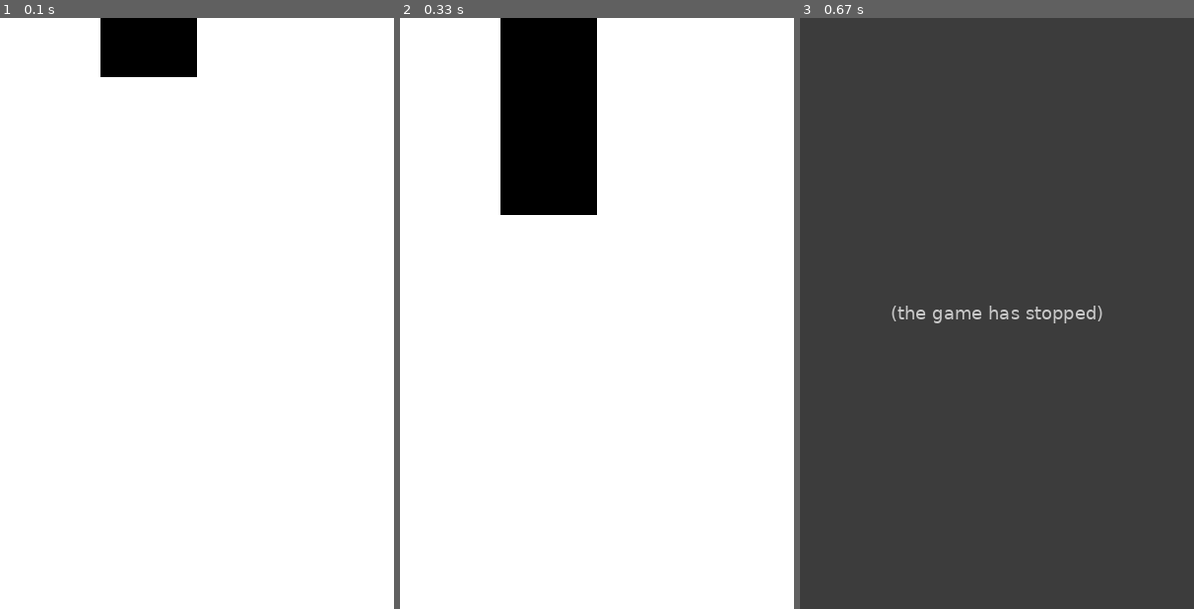
Above: before the commit, frames 1-3 (left to right).
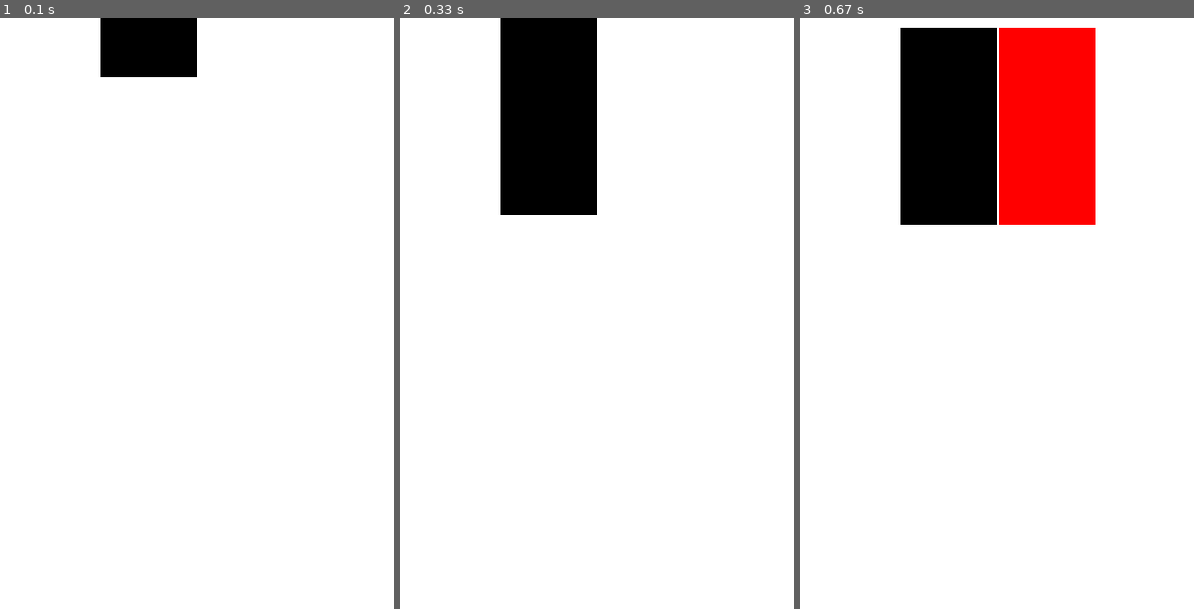
Above: after the commit, the same moments.

Repository: natitek/piano_tiles_pygame
Game: pygame game, started from main.py
Same seed, same stepped clock (60 frames per second), same inputs: the game is played once before the commit and once after it.
Inputs:
- Up to frame 1 (0.1 s): no input
- Up to frame 2 (0.33 s): no input
- Up to frame 3 (0.67 s): hold D from 0.33 s (still down)

Frames 1-2 are identical in both runs. In frame 3, 100% of the frame differs, in the area x 0-100%, y 0-100%.
Error before the commit: TypeError: Tile.__init__() takes 4 positional arguments but 5 were given (main.py line 95); the game stopped at 0.35 s (later frames are placeholders)

Commit message:
NEW CODE

Diff:
--- a/main.py
+++ b/main.py
@@ -22,7 +22,7 @@
 
 # newTile = Tile(0,0,100)
 tilesGroup = pygame.sprite.Group()
-newTile = Tile((100) or (200),-200,100)
+newTile = Tile((100),-200,100)
 while running:
     # poll for events
     # pygame.QUIT event means the user clicked X to close your window
@@ -36,6 +36,7 @@
     # fill the screen with a color to wipe away anything from last frame
     screen.fill("white")
     if newTile.rect.y > screen_height:
+
         if not(newTile.touched):
             game_over=True
             gameover.play()
--- a/tiles.py
+++ b/tiles.py
@@ -3,10 +3,12 @@
 
 screen_width = 400
 class Tile(pygame.sprite.Sprite):
-    def __init__(self,x,y,size):
+    def __init__(self,x,y,size,color=(0,0,0),touched=False):
         super().__init__()
+        self.touched=touched
+        self.color=color
         self.image = pygame.Surface((size,size*2))
-        self.image.fill((0,0,0))
+        self.image.fill(self.color)
         self.rect = self.image.get_rect(topleft = (x,y))
     def update(self):
         self.rect.y += 10
Not shown, added: music/gameover.mp3
Not shown, added: music/touched.mp3
